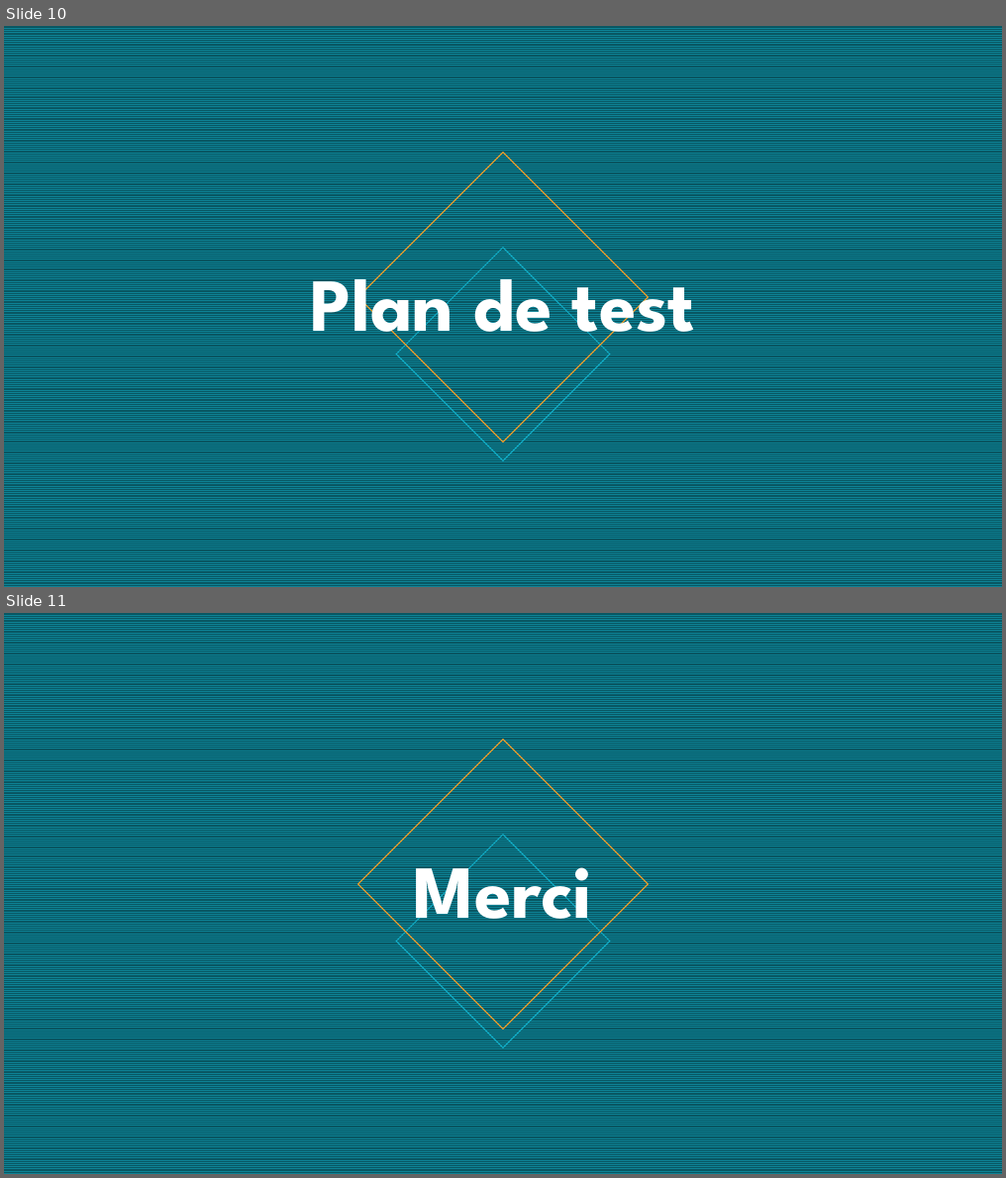
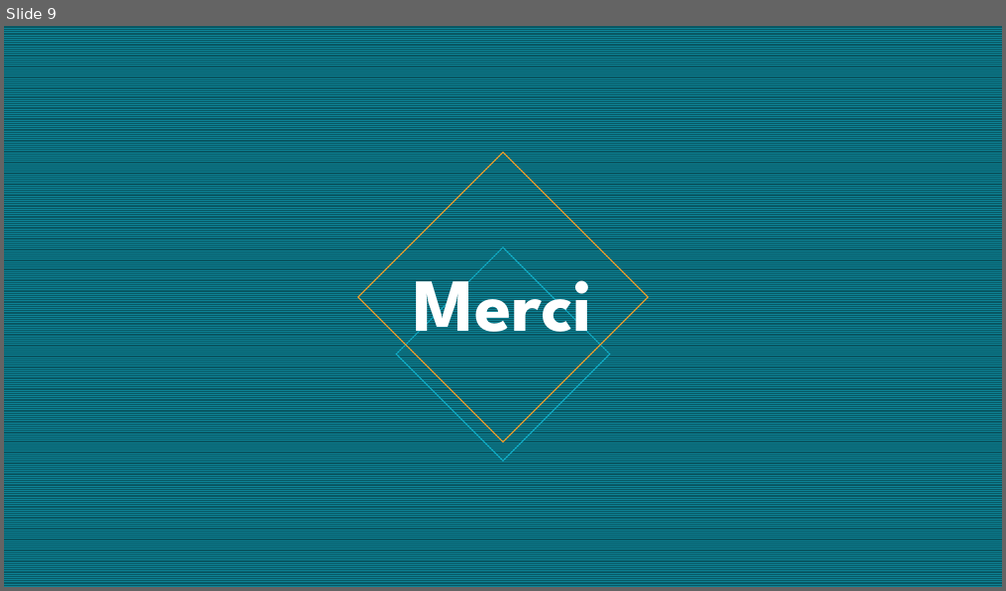
Before and after one commit to RomRog/KANAP, a slide deck: P5_RR_Soutenance.pptx. Shown one above the other, each under a label of ours: slides 10 and 11 before the commit, slide 9 after it. The pictures are 1006x1178 and 1006x591 pixels, drawn with LibreOffice and Linux fonts; fonts in the diff are those of the drawing. Boxes give left, top, right and bottom in pixels: in the first picture for what was removed or moved away, otherwise in the second. Text is boxed around its words. In the diff, an @@ line names an element or a change of style, - is before the commit and + after.

```diff
--- a/P5_RR_Soutenance.pptx
+++ b/P5_RR_Soutenance.pptx
@@ slide 10 removed at (x1=4, y1=26, x2=1002, y2=587), background pattern #0D8295 on #085764 @@
@@ diamond removed at (x1=358, y1=153, x2=648, y2=442) @@
@@ title removed at (x1=311, y1=256, x2=695, y2=354) @@
-Plan de test
@@ diamond removed at (x1=396, y1=248, x2=610, y2=461) @@
@@ what was slide 11 is now slide 9 @@
```
Also in this commit, not shown: 1 other slide removed, 10 other files.
